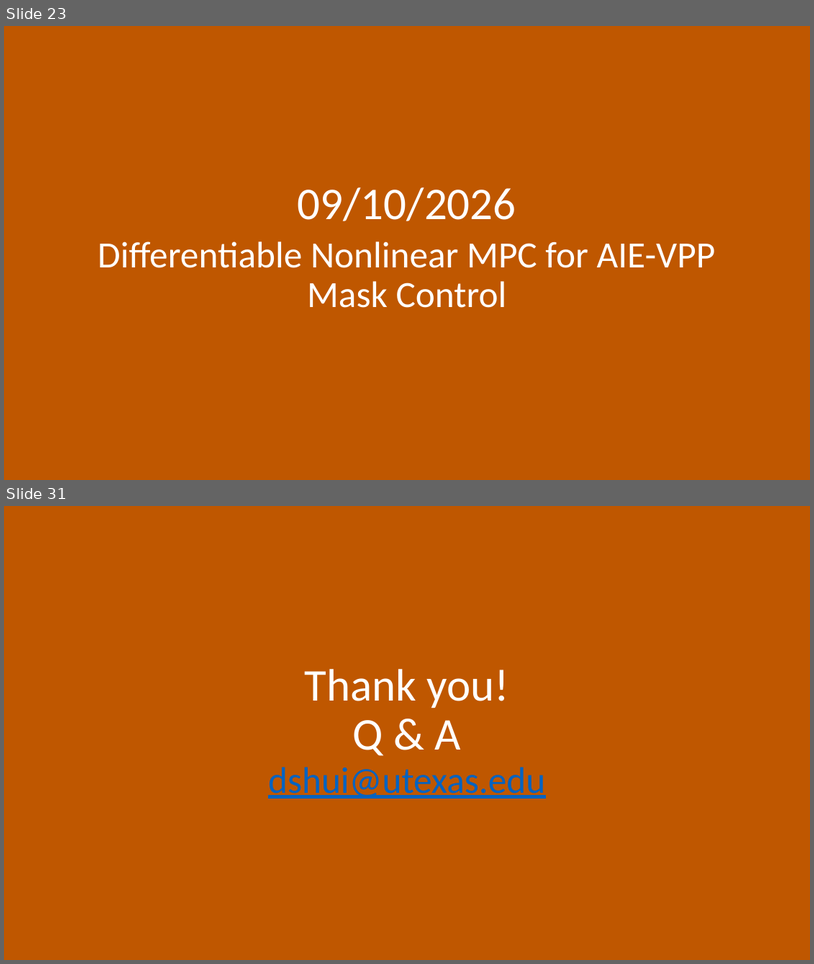
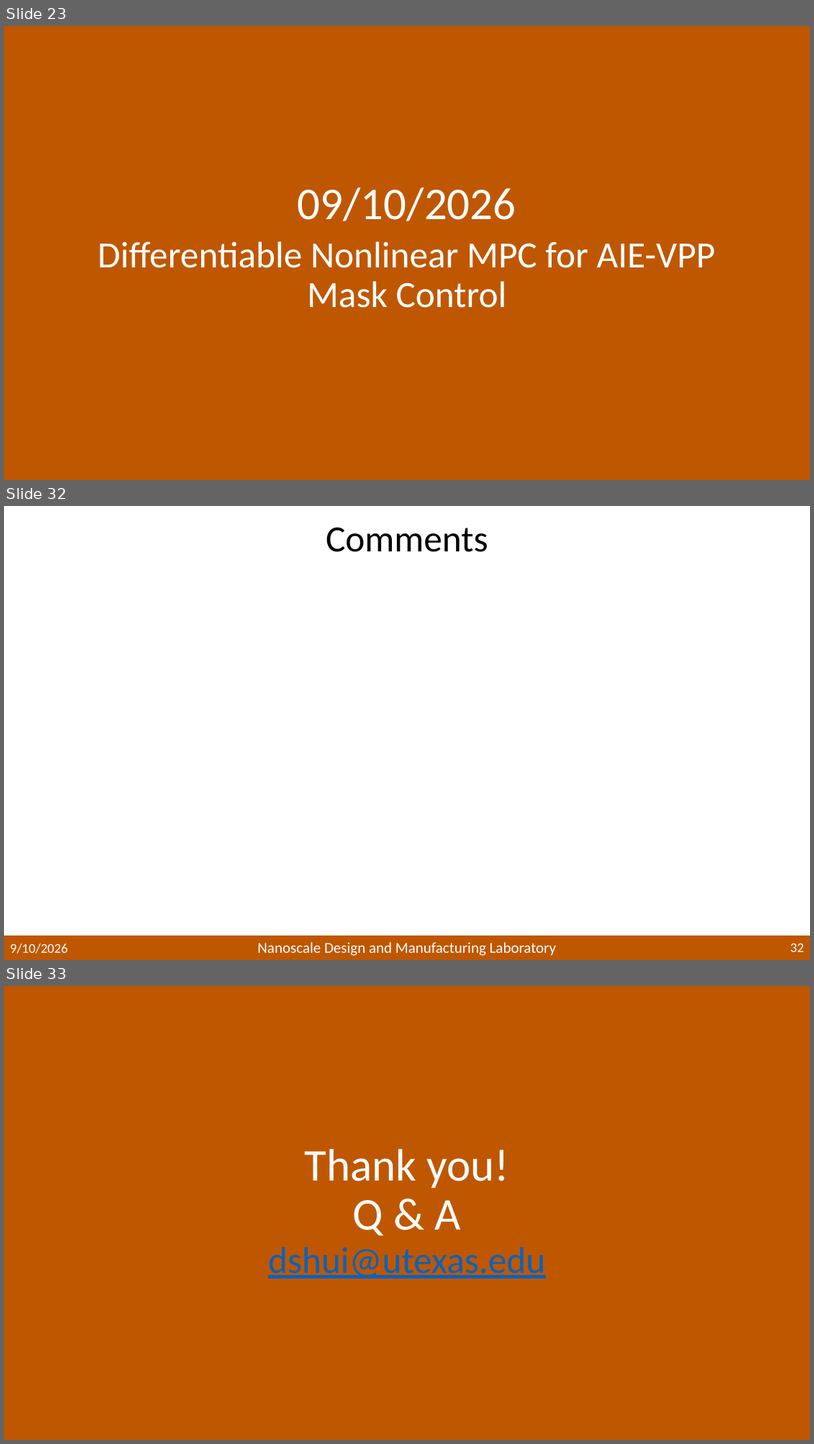
Before and after one commit to 7jadenwang/AIE-2D, a slide deck: presentations/AIE_control_2026.pptx. Shown one above the other, each under a label of ours: slides 23 and 31 before the commit, slides 23, 32 and 33 after it; the slides between them are not shown. The pictures are 814x964 and 814x1444 pixels, drawn with LibreOffice and Linux fonts; fonts in the diff are those of the drawing; grey boxes stand for pictures; background and template pictures are left out. Boxes give left, top, right and bottom in pixels: in the first picture for what was removed or moved away, otherwise in the second. Text is boxed around its words. In the diff, an @@ line names an element or a change of style, - is before the commit and + after.

```diff
--- a/presentations/AIE_control_2026.pptx
+++ b/presentations/AIE_control_2026.pptx
@@ slide 32 added at (4,506,810,960), background #FFFFFF @@
@@ title added at (326,527,489,552), 44 pt, text #000000 @@
+Comments
@@ rectangle added at (4,935,810,960), fill #BF5700, outline #BF5700 1 pt @@
@@ line added from (4, 935) to (810, 935), #FFFFFF 2 pt @@
@@ rectangle added at (131,936,134,960), fill #BF5700, outline #BF5700 1 pt @@
@@ rectangle added at (131,935,203,938), fill #BF5700, outline #BF5700 1 pt @@
@@ rectangle added at (199,936,203,960), fill #BF5700, outline #BF5700 1 pt @@
@@ text added at (10,943,67,953), 16 pt, text #FFFFFF @@
+9/10/2026
@@ rectangle added at (131,956,203,959), fill #BF5700, outline #BF5700 1 pt @@
@@ text added at (257,942,556,955), 18 pt, text #FFFFFF @@
+Nanoscale Design and Manufacturing Laboratory
@@ page number added at (791,943,805,952), 16 pt, text #FFFFFF @@
+32
@@ what was slide 31 is now slide 33 @@
```
Also in this commit, not shown: 27 slides changed, 1 other slide added, 55 other files.
